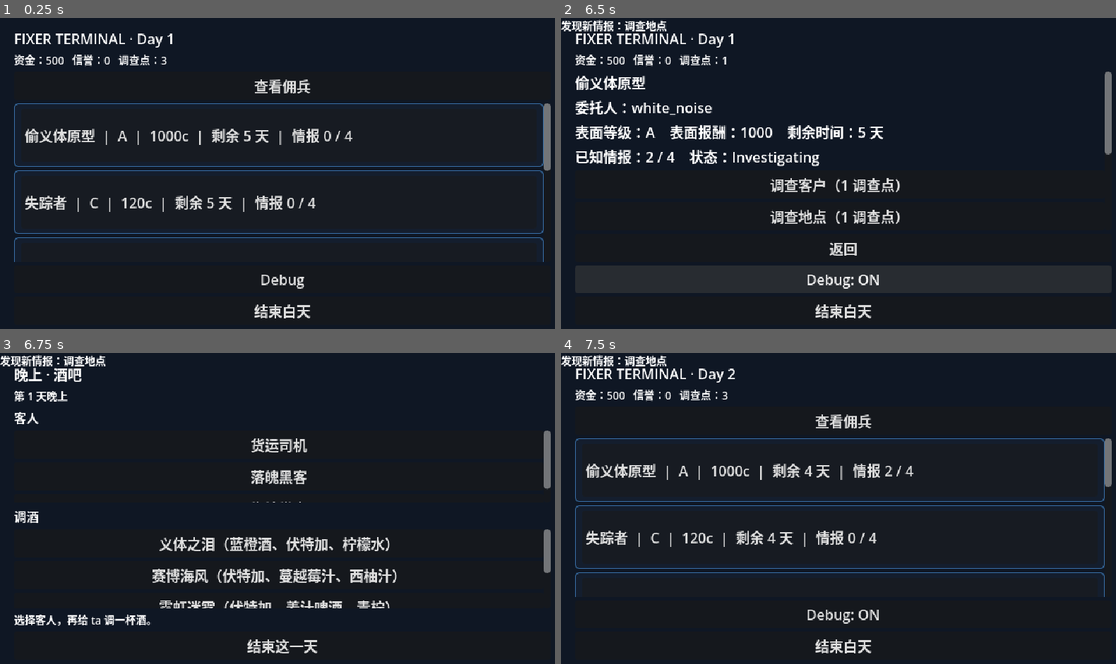
Above: before the commit, frames 1-4 (two rows, left to right).
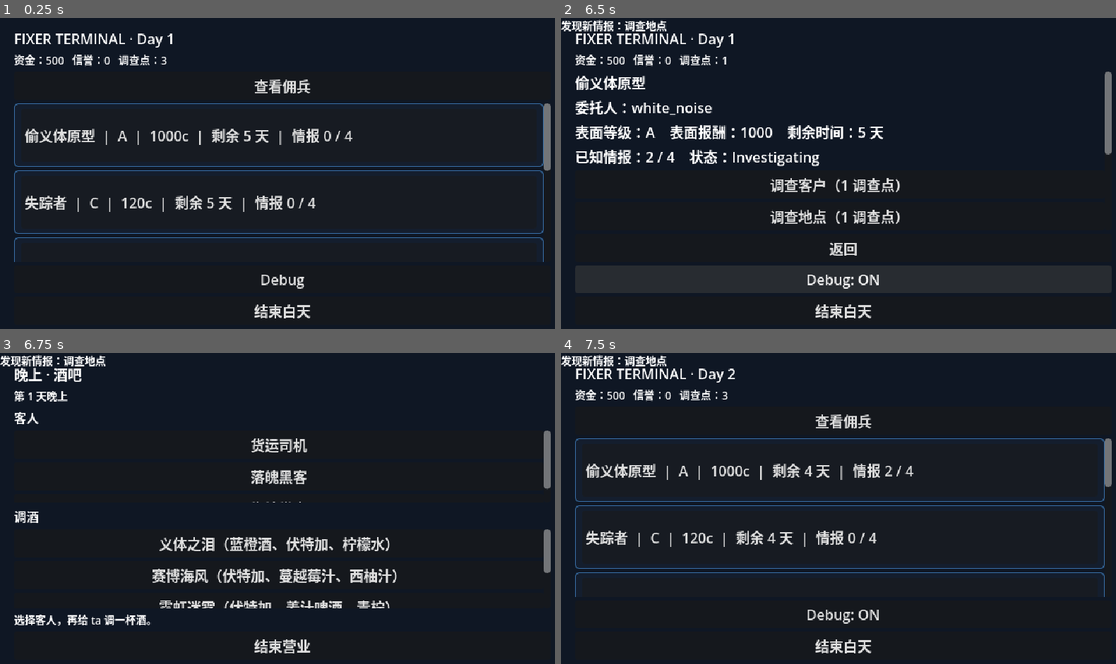
Above: after the commit, the same moments.

Repository: Akikun518/gamedemo
Game: Godot game, scene res://scenes/main.tscn
Same seed, same stepped clock (60 frames per second), same inputs: the game is played once before the commit and once after it.
Inputs:
- Up to frame 1 (0.25 s): no input
- Up to frame 2 (6.5 s): click "查看佣兵" at 0.5 s; click "返回" at 1.25 s; click "偷义体原型 | A | 1000c | 剩余 5 天 | …" at 2 s; click "调查客户（1 调查点）" at 2.75 s; click "调查地点（1 调查点）" at 3.5 s; click "询问佣兵（1 调查点）" at 4.25 s; click "偷义体原型 | A | 1000c | 剩余 5 天 | …" at 5 s; click "查询势力（1 调查点）" at 5.75 s
- Up to frame 3 (6.75 s): click "重新评估委托" at 6.5 s
- Up to frame 4 (7.5 s): click "结束这一天" (after the commit: "结束营业") at 7.25 s

Frames 1-2 are identical in both runs. In frame 3, 0.4% of the frame differs, in the area x 44-58%, y 92-97%; in frame 4, nothing differs.

Commit message:
fix: rename evening end button to close business

Diff:
--- a/scenes/evening/evening_panel.tscn
+++ b/scenes/evening/evening_panel.tscn
@@ -61,4 +61,4 @@
 
 [node name="EndDayButton" type="Button" parent="."]
 layout_mode = 2
-text = "结束这一天"
+text = "结束营业"
--- a/scripts/core/game_state.gd
+++ b/scripts/core/game_state.gd
@@ -156,9 +156,9 @@
 	if count >= 3:
 		return "以后这种价格别找我。"
 	if count == 2:
-		return "你最近是不是越来越会算账了？"
+		return "你小子是不是越来越会算账了？"
 	if count == 1:
-		return "钱有点少。"
+		return "这点钱打发乞丐呢？！"
 	return ""
 
 func collect_night_intel() -> Dictionary:
